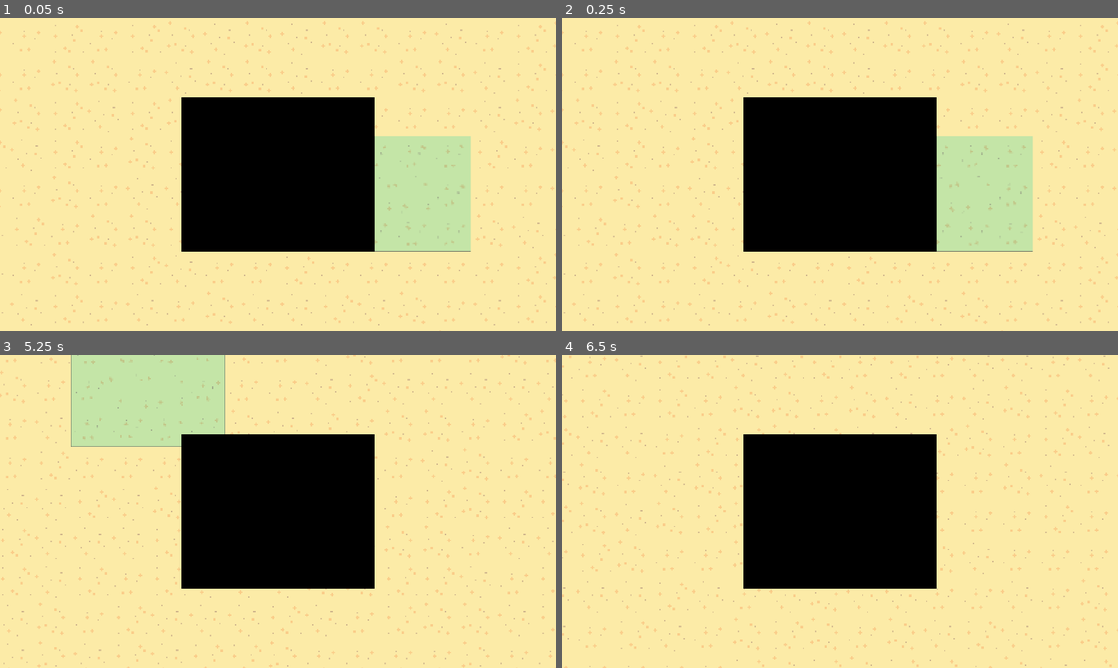
Above: before the commit, frames 1-4 (two rows, left to right).
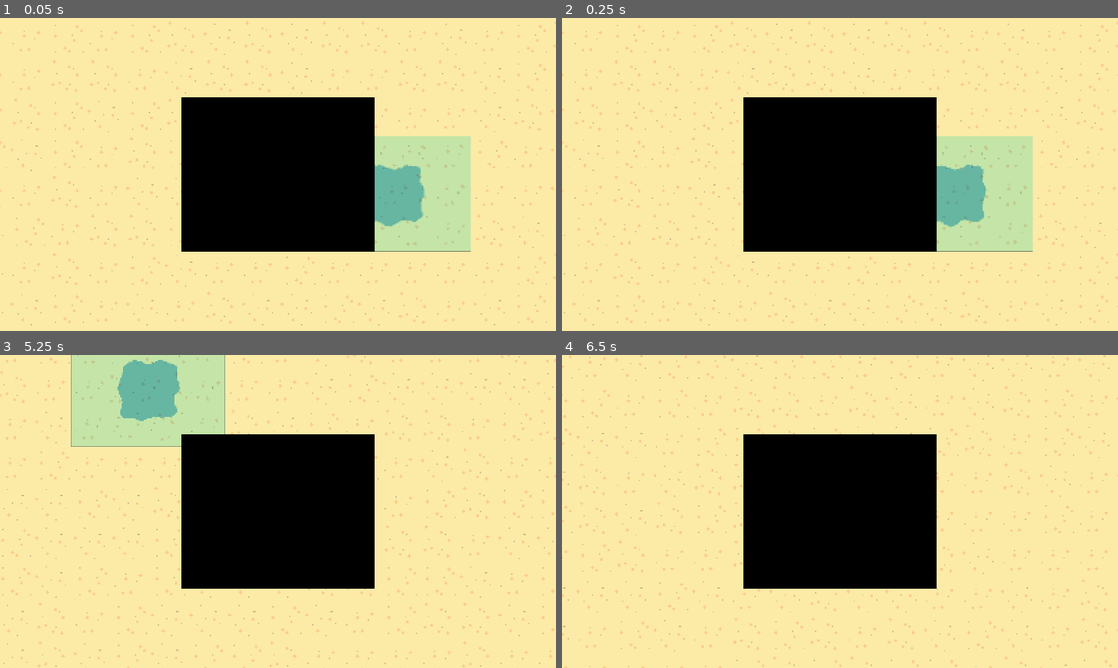
Above: after the commit, the same moments.

Repository: Lukko-Digital/Sift
Game: Godot game, scene res://scenes/main.tscn
The game is run twice, just before and just after one commit, with the same random seed, the same clock (stepped at 60 frames per second) and the same inputs. The engine's default icon, where the game draws it, is replaced by a stand-in: a white triangle on a blue panel in a dark square.
Inputs:
- Up to frame 1 (0.05 s): no input
- Up to frame 2 (0.25 s): no input
- Up to frame 3 (5.25 s): hold D (right) 0.53-1.28 s; tap Space (dash) every 0.75 s from 0.6 to 5.1 s; hold S (down) 1.28-2.03 s; hold D (right) 2.03-2.78 s; hold W (up) 2.78-3.53 s; hold A (left) 3.53-5.03 s; hold S (down) from 5.03 s (still down)
- Up to frame 4 (6.5 s): release S (down) at 5.78 s; hold D (right) from 5.78 s (still down); tap Space (dash) at 5.85 s

The runs differ from the first frame. In frame 1, 1.6% of the frame differs, in the area x 67-78%, y 43-69%; in frame 2, 1.6%; in frame 3, 1.9%, in the area x 19-34%, y 0-23%; in frame 4, nothing differs.

Commit message:
water reflection shader material

Diff:
--- a/scenes/main.tscn
+++ b/scenes/main.tscn
@@ -112,7 +112,7 @@
 z_index = -20
 material = ExtResource("3_dj2jj")
 tile_set = SubResource("TileSet_vdpqf")
-layer_0/tile_data = PackedInt32Array(-65533, 720896, 5, 3, 720896, 4, -65532, 655360, 5, 4, 720896, 5, -65531, 720896, 5, 5, 655360, 5, -65530, 655360, 5, 6, 720896, 5, -65529, 720896, 5, 7, 655360, 5, -65528, 655360, 5, 8, 655360, 4, 65543, 655360, 4, 131079, 720896, 4, 65544, 655360, 5, 131080, 655360, 4, 65541, 655360, 4, 131077, 720896, 4, 65542, 720896, 4, 131078, 655360, 4, 65539, 720896, 5, 131075, 720896, 4, 65540, 720896, 4, 131076, 655360, 4, 131074, 655360, 4, 196610, 655360, 5,  …(413 unchanged characters)…
+layer_0/tile_data = PackedInt32Array(-65533, 720896, 5, 3, 720896, 4, -65532, 1114112, 3, 4, 1114112, 4, -65531, 1179648, 3, 5, 1179648, 4, -65530, 1245184, 3, 6, 1245184, 4, -65529, 1310720, 3, 7, 1310720, 4, -65528, 655360, 5, 8, 655360, 4, 65543, 1310720, 5, 131079, 1310720, 6, 65544, 655360, 5, 131080, 655360, 4, 65541, 1179648, 5, 131077, 1179648, 6, 65542, 1245184, 5, 131078, 1245184, 6, 65539, 720896, 5, 131075, 720896, 4, 65540, 1114112, 5, 131076, 1114112, 6, 131074, 655360, 4, 196610, 655360, 5,  …(413 unchanged characters)…
 
 [node name="Sprite2D2" type="Sprite2D" parent="water"]
 z_index = 6
--- a/scenes/player.tscn
+++ b/scenes/player.tscn
@@ -1,9 +1,9 @@
-[gd_scene load_steps=34 format=3 uid="uid://btje8wwp2nhiu"]
+[gd_scene load_steps=31 format=3 uid="uid://btje8wwp2nhiu"]
 
 [ext_resource type="Script" path="res://scripts/player/player.gd" id="1_81117"]
 [ext_resource type="Texture2D" uid="uid://bfgm3k6v2eog7" path="res://assets/png/player-Sheet.png" id="2_624xq"]
-[ext_resource type="Shader" path="res://scripts/shaders/water.gdshader" id="3_2707y"]
 [ext_resource type="Script" path="res://scripts/player/player_state_machine.gd" id="3_keldo"]
+[ext_resource type="Material" uid="uid://514kp5vypyi0" path="res://scripts/shaders/water_reflection_material.tres" id="3_u1am7"]
 [ext_resource type="Script" path="res://scripts/player/states/idle.gd" id="4_u1pwq"]
 [ext_resource type="Script" path="res://scripts/player/states/run.gd" id="5_cpovh"]
 [ext_resource type="Script" path="res://scripts/player/states/dash.gd" id="6_b1dw8"]
@@ -254,20 +254,6 @@
 "walk_up": SubResource("Animation_3wnlr")
 }
 
-[sub_resource type="FastNoiseLite" id="FastNoiseLite_rbmge"]
-fractal_type = 2
-
-[sub_resource type="NoiseTexture2D" id="NoiseTexture2D_112ru"]
-noise = SubResource("FastNoiseLite_rbmge")
-
-[sub_resource type="ShaderMaterial" id="ShaderMaterial_ne857"]
-shader = ExtResource("3_2707y")
-shader_parameter/scroll = Vector2(0.06, 0)
-shader_parameter/distortion_strength = 0.0001
-shader_parameter/view_to_local = Projection(2, 0, 0, 0, 0, 2, 0, 0, 0, 0, 2, 0, 0, 0, 0, 1)
-shader_parameter/transparency = Color(0.341176, 1, 1, 0.454902)
-shader_parameter/noise = SubResource("NoiseTexture2D_112ru")
-
 [sub_resource type="AnimationNodeAnimation" id="AnimationNodeAnimation_kndy2"]
 animation = &"idle_left"
 
@@ -336,7 +322,7 @@
 
 [node name="Reflection" type="Sprite2D" parent="."]
 z_index = -15
-material = SubResource("ShaderMaterial_ne857")
+material = ExtResource("3_u1am7")
 position = Vector2(0, 32)
 texture = ExtResource("2_624xq")
 flip_v = true
--- /dev/null
+++ b/scripts/shaders/water_reflection_material.tres
@@ -0,0 +1,17 @@
+[gd_resource type="ShaderMaterial" load_steps=4 format=3 uid="uid://514kp5vypyi0"]
+
+[ext_resource type="Shader" path="res://scripts/shaders/water.gdshader" id="1_oqx83"]
+
+[sub_resource type="FastNoiseLite" id="FastNoiseLite_rbmge"]
+fractal_type = 2
+
+[sub_resource type="NoiseTexture2D" id="NoiseTexture2D_112ru"]
+noise = SubResource("FastNoiseLite_rbmge")
+
+[resource]
+shader = ExtResource("1_oqx83")
+shader_parameter/scroll = Vector2(0.06, 0)
+shader_parameter/distortion_strength = 0.0001
+shader_parameter/view_to_local = Projection(2, 0, 0, 0, 0, 2, 0, 0, 0, 0, 2, 0, 0, 0, 0, 1)
+shader_parameter/transparency = Color(0.341176, 1, 1, 0.454902)
+shader_parameter/noise = SubResource("NoiseTexture2D_112ru")
